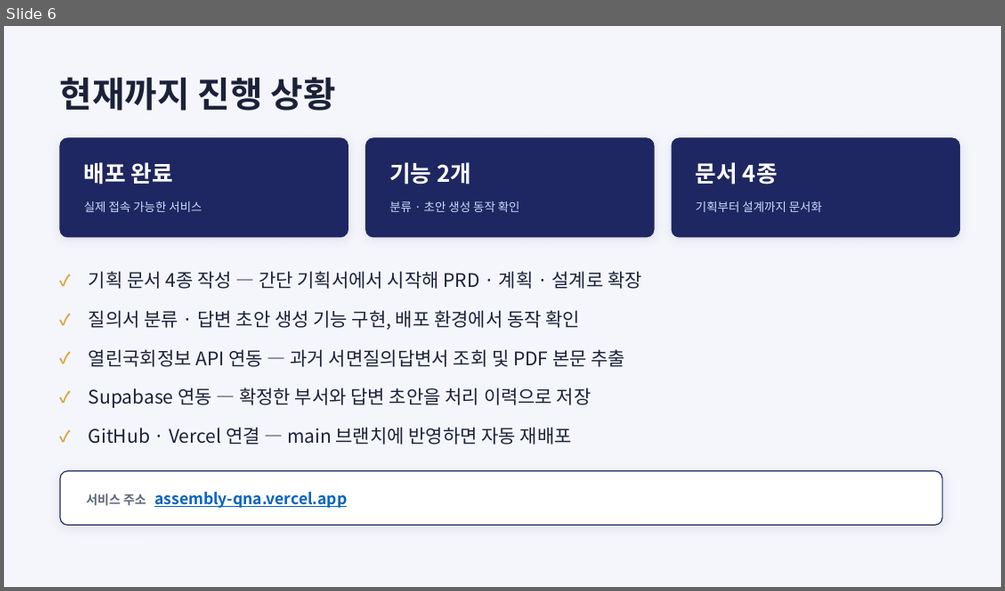
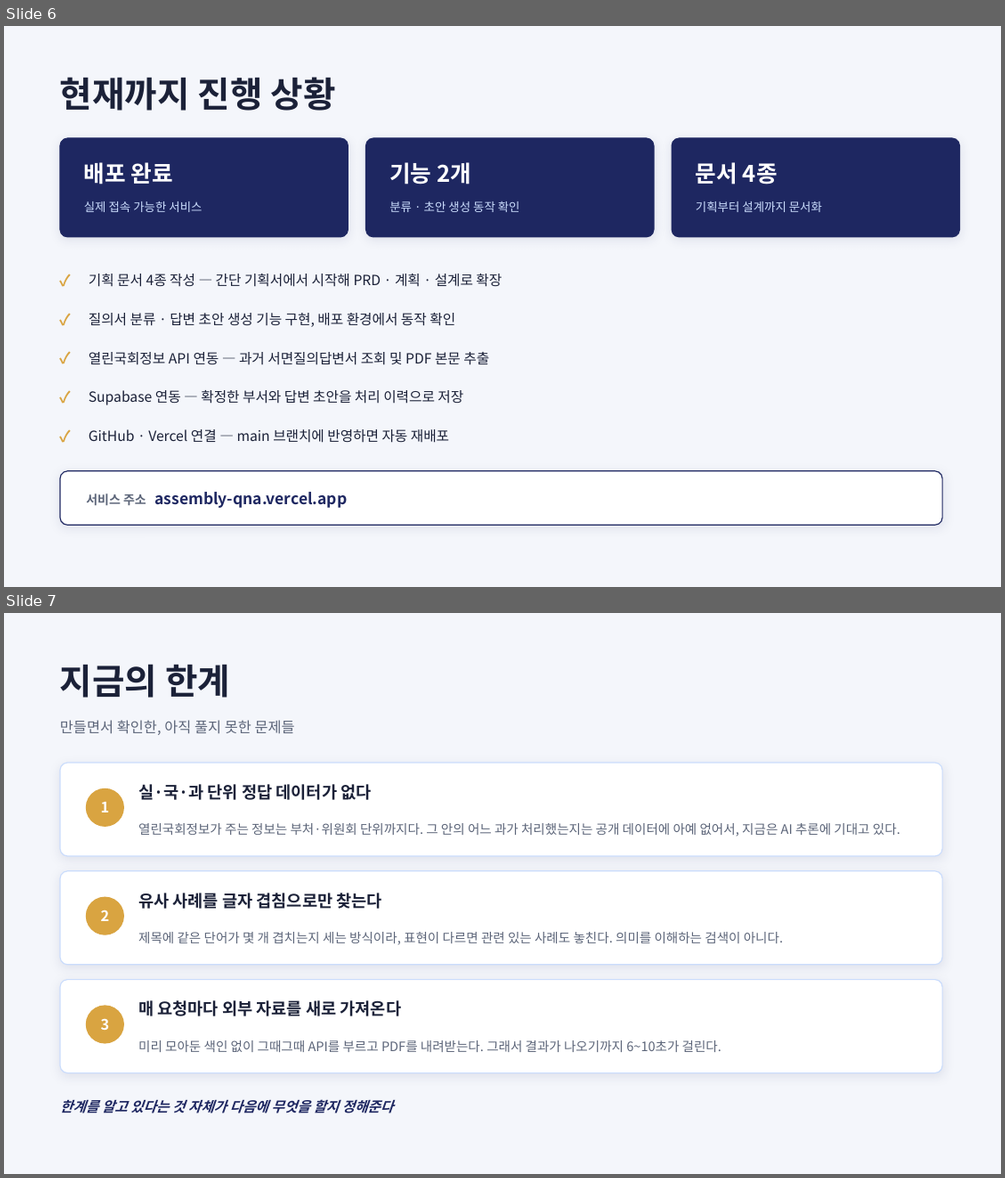
Before and after one commit to yunseoy/assembly-qna, a slide deck: presentation/AI활용_국회질의서_자동화_발표자료.pptx. Shown one above the other, each under a label of ours: slide 6 before the commit, slides 6 and 7 after it. The pictures are 1005x591 and 1005x1178 pixels, drawn with LibreOffice and Linux fonts; fonts in the diff are those of the drawing. Boxes give left, top, right and bottom in pixels: in the first picture for what was removed or moved away, otherwise in the second. Text is boxed around its words. In the diff, an @@ line names an element or a change of style, - is before the commit and + after.

```diff
--- a/presentation/AI활용_국회질의서_자동화_발표자료.pptx
+++ b/presentation/AI활용_국회질의서_자동화_발표자료.pptx
@@ slide 7 added at (x1=4, y1=613, x2=1001, y2=1174), background #F4F6FB @@
@@ text added at (x1=60, y1=664, x2=230, y2=698), 34 pt, text #1B2138, bold @@
+지금의 한계
@@ text added at (x1=60, y1=720, x2=295, y2=735), 14 pt, text #5C6579 @@
+만들면서 확인한, 아직 풀지 못한 문제들
@@ rounded rectangle added at (x1=60, y1=763, x2=942, y2=856), fill #FFFFFF, outline #CADCFC 1 pt @@
@@ ellipse added at (x1=86, y1=788, x2=123, y2=826), fill #D9A441, outline #D9A441 1 pt @@
@@ text added at (x1=138, y1=784, x2=371, y2=800), 16 pt, text #1B2138, bold @@
+실·국·과 단위 정답 데이터가 없다
@@ text added at (x1=101, y1=802, x2=110, y2=812), 14 pt, text #FFFFFF, bold @@
+1
@@ text added at (x1=138, y1=823, x2=900, y2=836), 12.5 pt, text #5C6579 @@
+열린국회정보가 주는 정보는 부처·위원회 단위까지다. 그 안의 어느 과가 처리했는지는 공개 데이터에 아예 없어서, 지금은 AI 추론에 기대고 있다.
@@ rounded rectangle added at (x1=60, y1=871, x2=942, y2=965), fill #FFFFFF, outline #CADCFC 1 pt @@
@@ ellipse added at (x1=86, y1=897, x2=123, y2=934), fill #D9A441, outline #D9A441 1 pt @@
@@ text added at (x1=138, y1=892, x2=382, y2=908), 16 pt, text #1B2138, bold @@
+유사 사례를 글자 겹침으로만 찾는다
@@ text added at (x1=101, y1=910, x2=110, y2=921), 14 pt, text #FFFFFF, bold @@
+2
@@ text added at (x1=138, y1=932, x2=783, y2=945), 12.5 pt, text #5C6579 @@
+제목에 같은 단어가 몇 개 겹치는지 세는 방식이라, 표현이 다르면 관련 있는 사례도 놓친다. 의미를 이해하는 검색이 아니다.
@@ rounded rectangle added at (x1=60, y1=980, x2=942, y2=1073), fill #FFFFFF, outline #CADCFC 1 pt @@
@@ ellipse added at (x1=86, y1=1005, x2=123, y2=1043), fill #D9A441, outline #D9A441 1 pt @@
@@ text added at (x1=138, y1=1000, x2=402, y2=1016), 16 pt, text #1B2138, bold @@
+매 요청마다 외부 자료를 새로 가져온다
@@ text added at (x1=101, y1=1018, x2=110, y2=1030), 14 pt, text #FFFFFF, bold @@
+3
@@ text added at (x1=138, y1=1040, x2=721, y2=1052), 12.5 pt, text #5C6579 @@
+미리 모아둔 색인 없이 그때그때 API를 부르고 PDF를 내려받는다. 그래서 결과가 나오기까지 6~10초가 걸린다.
@@ text added at (x1=60, y1=1099, x2=394, y2=1113), 13.5 pt, text #1E2761, bold, italic @@
+한계를 알고 있다는 것 자체가 다음에 무엇을 할지 정해준다
@@ slide 6 changed as well @@
@@ size 18 to 13.5 pt in 5 elements at (x1=89, y1=273, x2=502, y2=287), (x1=89, y1=313, x2=455, y2=327), (x1=89, y1=352, x2=489, y2=365), (x1=89, y1=390, x2=463, y2=405), (x1=89, y1=429, x2=449, y2=443) @@
@@ text "서비스 주소 assembly-qna.vercel.app" at (x1=86, y1=491, x2=347, y2=507): text colour #0563C1 to #1E2761, underline off in "assembly-qna.vercel.app" @@
```
Also in this commit, not shown: 6 other slides changed, 11 other files.
